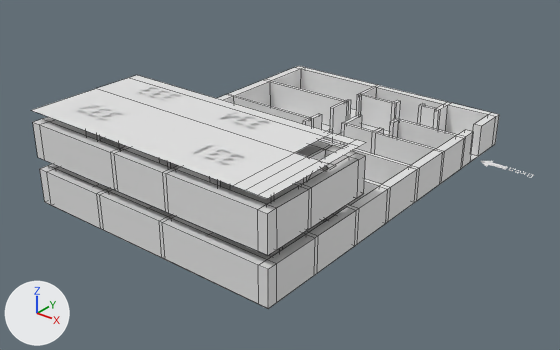
One commit to the Blender file Assets/Korpus/KorpusPrefab/3Korpus.blend: the scene before it, then after it.
Before and after are seen from a 50 mm camera at (51.7, -52.6, 29.6) aimed at (15.2, -7.0, 1.4). Every picture has the same lights, and +X, +Y and +Z are marked at lower left. Text is drawn in Blender's own font. Mesh edges are drawn as thin lines on the coarser meshes.
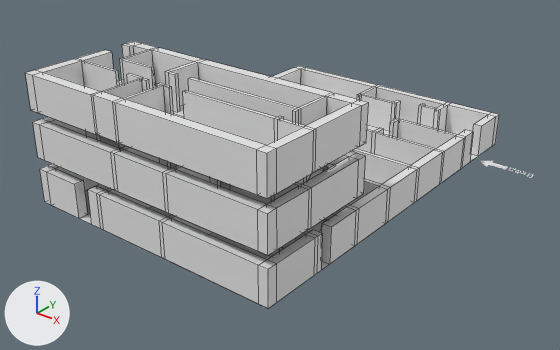
Pixel boxes [x1, y1, x2, y2] of what changed, in the pictures (560 x 350 px):
'Cube.002', shown: after [25, 41, 369, 199]
part 1 of me_cube_001, added: after [310, 207, 356, 273]
part 2 of me_cube_001, added: after [47, 168, 104, 229]
part 3 of me_cube_002, built on: after [78, 43, 201, 89]
'Plane.005', unchanged, covered by the edit: before [32, 75, 366, 199]; after [119, 80, 184, 118]

The change, as a diff of the scene's bpy script:
```diff
--- a/Assets/Korpus/KorpusPrefab/3Korpus.blend.py
+++ b/Assets/Korpus/KorpusPrefab/3Korpus.blend.py
@@ me_cube_001 @@
 # used by ob_cube; location = (2.09, 12.97, 0.03); scale = (0.489, 0.38, 0.0333)
-me_cube_001.from_pydata(...)  # 652 vertices, 650 faces; spans x -1.0..47.3, y -88.8..1.0, z -1.0..89.1
+me_cube_001.from_pydata(...)  # 668 vertices, 662 faces; spans x -1.0..47.3, y -88.8..1.0, z -1.0..89.1
+# me_cube_001 part 1: 8 vertices added at x 45.7..47.3, y -73.5..-70.8, z -1.0..89.1
+# me_cube_001 part 2: 8 vertices added at x 8.1..11.2, y -88.8..-86.6, z -1.0..89.1
@@ me_cube_002 @@
 # used by ob_cube_002; location = (-21.33, -1.7, 8.0); scale = (0.457, 0.457, 0.0401)
-me_cube_002.from_pydata(...)  # 182 vertices, 181 faces; spans x 50.2..101.9, y -41.6..-17.9, z 0.0..74.8
+me_cube_002.from_pydata(...)  # 190 vertices, 187 faces; spans x 50.2..101.9, y -41.6..-17.9, z 0.0..74.8
+# me_cube_002 part 3
+# 4 faces are deleted
+# 16 vertices in x 54.2..54.8, y -26.9..-17.9, z 0.0..74.8 move by (2.2, 0.0, 0.0)
+# 8 vertices are added at x 50.2..52.1, y -25.0..-20.9, z 0.0..74.8
+# 10 new faces join them
@@ ob_cube_002 @@
 ob_cube_002.scale = (0.457, 0.457, 0.0401)
-ob_cube_002.hide_set(True)
```
